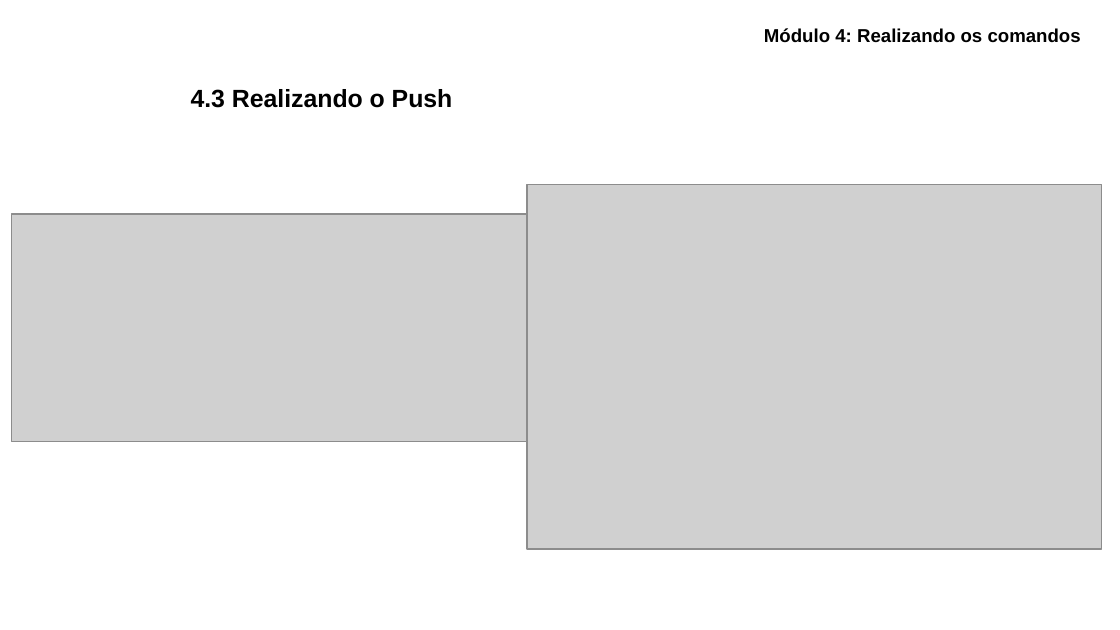
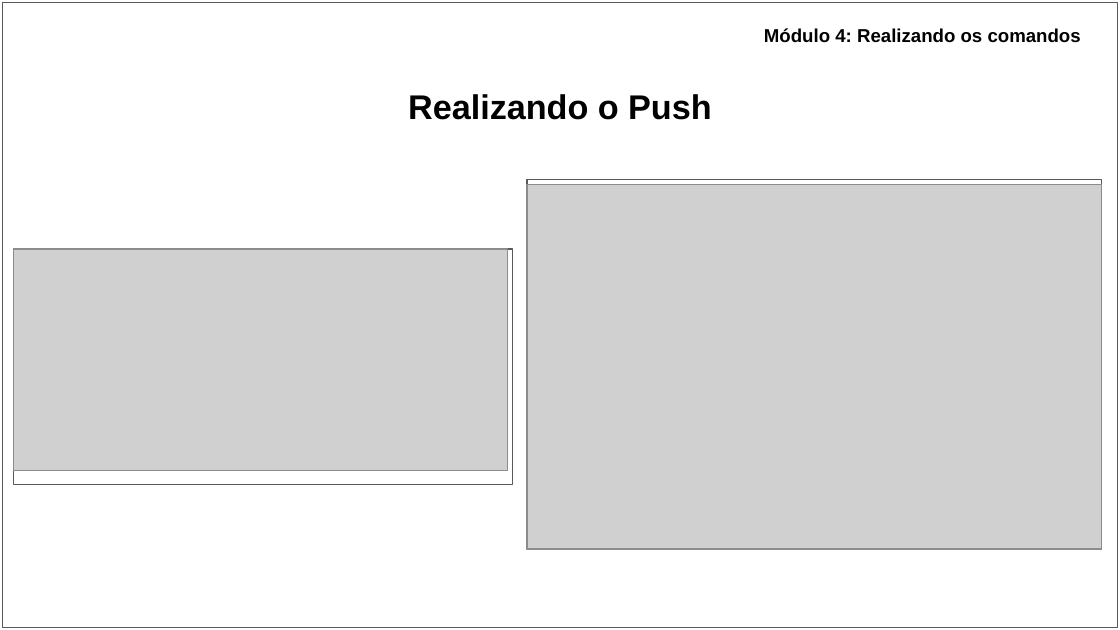
Before and after one commit to ryancunha13/Curso-Git-04, a slide deck: slide 14 of Materiais didáticos/Apresentação - Curso de Git_GitHub.pptx. Drawn at 1120x630 pixels with LibreOffice and Linux fonts; fonts in the diff are those of the drawing; grey boxes stand for pictures. Boxes give left, top, right and bottom in pixels: in the first picture for what was removed or moved away, otherwise in the second. Text is boxed around its words. In the diff, an @@ line names an element or a change of style, - is before the commit and + after.

```diff
--- a/Materiais didáticos/Apresentação - Curso de Git_GitHub.pptx
+++ b/Materiais didáticos/Apresentação - Curso de Git_GitHub.pptx
@@ rectangle added at bbox=[2, 2, 1118, 627], fill #FFFFFF, outline #595959 0.75 pt @@
@@ title at bbox=[408, 94, 711, 120]: text changed; size 16 to 22 pt @@
-4.3 Realizando o Push
+Realizando o Push
@@ rectangle added at bbox=[528, 179, 1102, 549], fill #FFFFFF, outline #595959 0.75 pt @@
@@ picture: place and size @@
-picture at bbox=[11, 214, 526, 441]
+picture at bbox=[13, 249, 508, 470]
@@ rectangle added at bbox=[13, 249, 513, 484], fill #FFFFFF, outline #595959 0.75 pt @@
```
Also in this commit, not shown: 38 other slides changed, 9 slides added, 3 other files.
